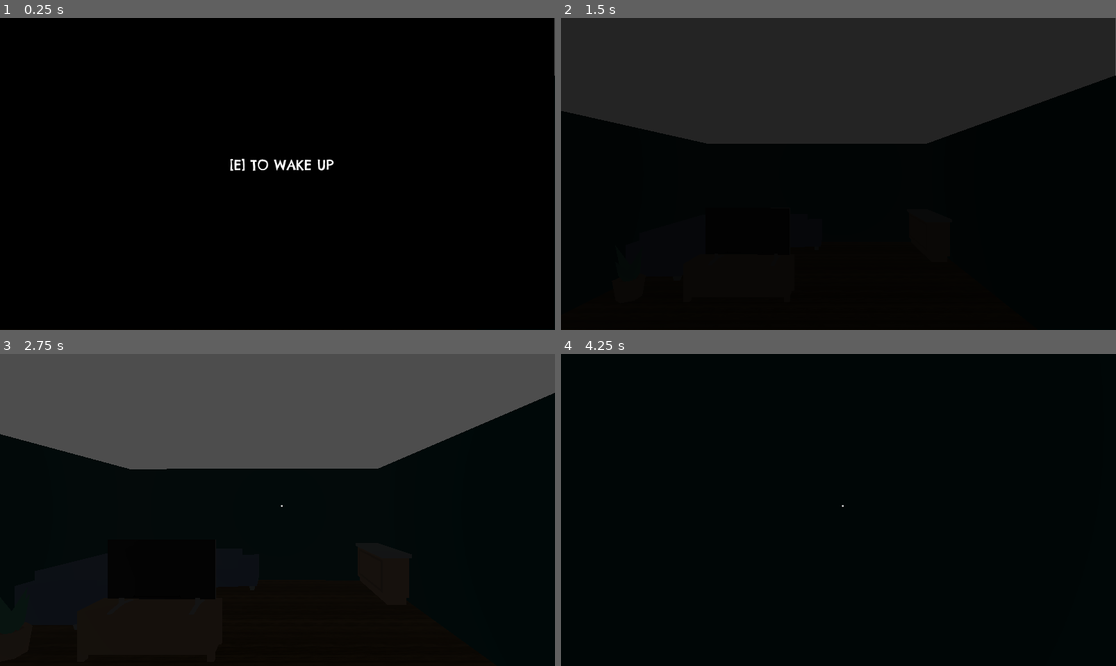
Above: before the commit, frames 1-4 (two rows, left to right).
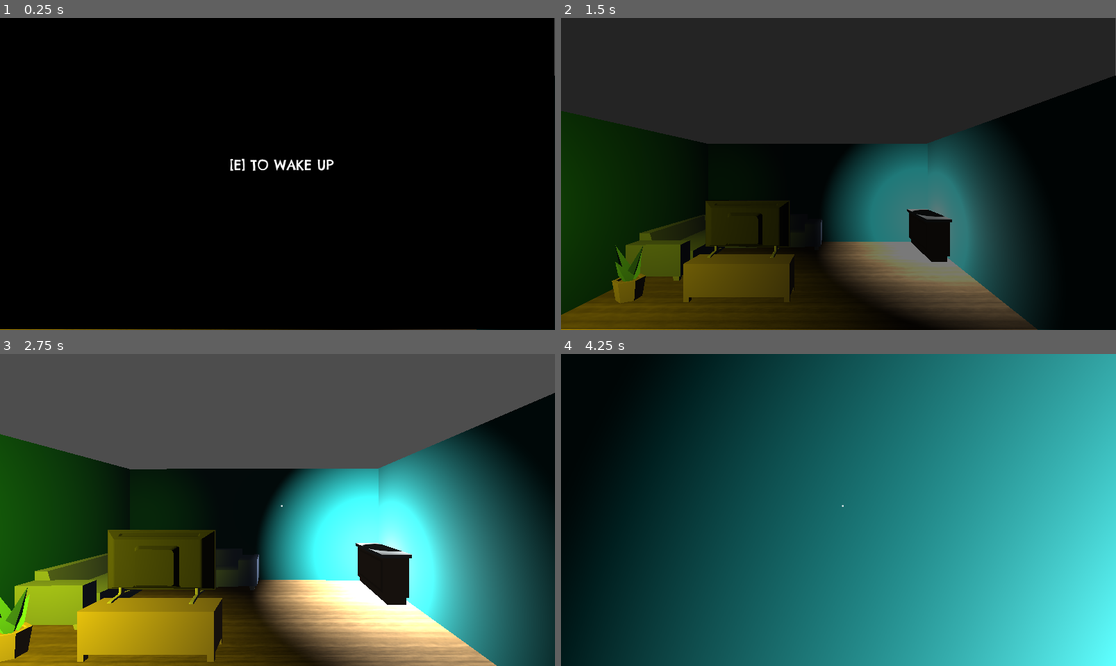
Above: after the commit, the same moments.

Repository: RaqeebDev/ShibaHorror
Game: Godot game, scene res://scences/level.tscn
The game is run twice, just before and just after one commit, with the same random seed, the same clock (stepped at 60 frames per second) and the same inputs.
Inputs (mouse positions are in pixels of both pictures, inside the frame that each line leads up to):
- Up to frame 1 (0.25 s): no input
- Up to frame 2 (1.5 s): tap Enter (ui_accept) at 0.5, 0.77 s; move the mouse to (866, 174) at 0.52 s; hold E (interact) 0.53-1.28 s; hold W (forward) from 0.53 s (still down); move the mouse to (810, 174) at 1.27 s; tap E (interact) at 1.35 s
- Up to frame 3 (2.75 s): keep holding W (forward); tap Enter (ui_accept) at 1.52 s; move the mouse to (288, 503) at 2.02 s; hold E (interact) from 2.03 s (still down)
- Up to frame 4 (4.25 s): keep holding W (forward); move the mouse to (832, 516) at 2.77 s; release E (interact) at 2.78 s; tap E (interact) at 2.85 s; tap Enter (ui_accept) at 3.02, 3.77 s; move the mouse to (877, 513) at 3.52 s; hold E (interact) from 3.53 s (still down)

The runs differ from the first frame. In frame 1, 0.2% of the frame differs, in the area x 0-87%, y 99-100%; in frame 2, 38%; in frame 3, 55%; in frame 4, 87%, in the area x 2-100%, y 0-100%.

Commit message:
Added lightining , wakeup animation , jumping control

Diff:
--- a/project.godot
+++ b/project.godot
@@ -22,6 +22,7 @@
 [global_group]
 
 player=""
+switch=""
 
 [input]
 
--- /dev/null
+++ b/scences/can.tscn
@@ -0,0 +1,19 @@
+[gd_scene load_steps=4 format=3 uid="uid://bjlgbfm5g3x1g"]
+
+[ext_resource type="ArrayMesh" uid="uid://clg7aj5iowu46" path="res://Assets/Models/14025_Soda_Can_v3_l3.obj" id="1_f6ns4"]
+[ext_resource type="Script" uid="uid://488tuamy1um2" path="res://scripts/can.gd" id="1_v55c5"]
+
+[sub_resource type="CylinderShape3D" id="CylinderShape3D_v55c5"]
+height = 13.0
+radius = 4.43115
+
+[node name="can" type="RigidBody3D"]
+script = ExtResource("1_v55c5")
+
+[node name="can" type="MeshInstance3D" parent="."]
+transform = Transform3D(-0.0123245, 0.000129058, -0.000772917, -0.000867686, 0.000775435, 0.01082, -0.000193744, -0.0116825, 0.000709646, 0.000129461, 0, 0.000925332)
+mesh = ExtResource("1_f6ns4")
+
+[node name="CollisionShape3D" type="CollisionShape3D" parent="can"]
+transform = Transform3D(0.995685, 0.0512472, 0.0773702, -0.0736043, -0.0716931, 0.994708, 0.0565231, -0.99611, -0.0676124, -0.47965, 0.702183, 6.84712)
+shape = SubResource("CylinderShape3D_v55c5")
--- /dev/null
+++ b/scences/dustbin.tscn
@@ -0,0 +1,16 @@
+[gd_scene load_steps=3 format=3 uid="uid://blh5sut2r55w1"]
+
+[ext_resource type="PackedScene" uid="uid://me7ur3qn2x4r" path="res://scences/Refuse bin 3.FBX" id="1_ygdgh"]
+
+[sub_resource type="CylinderShape3D" id="CylinderShape3D_yi2yo"]
+height = 0.774414
+radius = 0.19873
+
+[node name="dustbin" type="Area3D"]
+
+[node name="Refuse bin 3" parent="." instance=ExtResource("1_ygdgh")]
+transform = Transform3D(1, 0, 0, 0, 1, 0, 0, 0, 1, 0.0157778, 0.116661, -0.0235574)
+
+[node name="CollisionShape3D" type="CollisionShape3D" parent="Refuse bin 3"]
+transform = Transform3D(1, 0, 0, 0, 1, 0, 0, 0, 1, 0, 0.300293, 0)
+shape = SubResource("CylinderShape3D_yi2yo")
--- a/scences/faders.tscn
+++ b/scences/faders.tscn
@@ -1,7 +1,7 @@
 [gd_scene load_steps=5 format=3 uid="uid://e7op0kvloudv"]
 
 [ext_resource type="Script" uid="uid://ds4e4ln4wd65s" path="res://scripts/fade_rect.gd" id="1_yav7b"]
-[ext_resource type="FontFile" uid="uid://bvwc2cxqkv6x0" path="res://Assets/ChelseaMarket-Regular.ttf" id="2_4qx3a"]
+[ext_resource type="FontFile" uid="uid://bvwc2cxqkv6x0" path="res://Assets/textures/ChelseaMarket-Regular.ttf" id="2_4qx3a"]
 
 [sub_resource type="LabelSettings" id="LabelSettings_6g4yc"]
 font = ExtResource("2_4qx3a")
--- a/scences/level.tscn
+++ b/scences/level.tscn
@@ -1,10 +1,11 @@
-[gd_scene load_steps=25 format=3 uid="uid://c0eqjxwwmlp43"]
+[gd_scene load_steps=26 format=3 uid="uid://c0eqjxwwmlp43"]
 
 [ext_resource type="Texture2D" uid="uid://dpe1lpsg4jk6c" path="res://Assets/textures/Wood_07-256x256.png" id="1_dckfn"]
 [ext_resource type="PackedScene" uid="uid://c0qlydxfjy6mh" path="res://Assets/Models/kitchenFridge.fbx" id="2_qi052"]
 [ext_resource type="PackedScene" uid="uid://cjojcfqo0nkml" path="res://scences/player.tscn" id="3_tas22"]
 [ext_resource type="PackedScene" uid="uid://cbjetltm4rrbn" path="res://Assets/Models/doorway.fbx" id="4_7l045"]
 [ext_resource type="PackedScene" uid="uid://cd20wfkh4o0va" path="res://Assets/Models/loungeDesignSofaCorner.fbx" id="5_cq5gf"]
+[ext_resource type="PackedScene" uid="uid://d15ve5brw71qo" path="res://scences/light_bulb.tscn" id="5_qsoni"]
 [ext_resource type="PackedScene" uid="uid://b6w1naoc7g5al" path="res://Assets/Models/pottedPlant.fbx" id="6_3irxl"]
 [ext_resource type="PackedScene" uid="uid://bdtn1xjb5eyow" path="res://Assets/Models/MI SMART TV.fbx" id="7_2mwew"]
 [ext_resource type="PackedScene" uid="uid://kmkfmtsl0bit" path="res://Assets/Models/cabinetTelevision.fbx" id="8_2mn0i"]
@@ -47,7 +48,7 @@
 radius = 2.04561
 
 [sub_resource type="BoxShape3D" id="BoxShape3D_2mn0i"]
-size = Vector3(2.01947, 1.10503, 0.162109)
+size = Vector3(2.01947, 1.10503, 0.224121)
 
 [sub_resource type="BoxShape3D" id="BoxShape3D_l7o77"]
 size = Vector3(7.71446, 2.18317, 0.879213)
@@ -135,12 +136,12 @@
 shape = SubResource("SphereShape3D_2mwew")
 
 [node name="MI SMART TV" parent="." instance=ExtResource("7_2mwew")]
-transform = Transform3D(-0.707831, 0, 0.00848568, 0, 0.653063, 0, -0.00607824, 0, -0.988185, -2.26916, 0.708532, -2.44581)
+transform = Transform3D(-0.707831, 0, 0.00848568, 0, 0.653063, 0, -0.00607824, 0, -0.988185, -2.26916, 0.835694, -2.44581)
 
 [node name="StaticBody3D" type="StaticBody3D" parent="MI SMART TV"]
 
 [node name="CollisionShape3D" type="CollisionShape3D" parent="MI SMART TV/StaticBody3D"]
-transform = Transform3D(1, 0, 0, 0, 1, 0, 0, 0, 1, 0.0037291, 0.701169, -0.340174)
+transform = Transform3D(1, 0, 9.31323e-10, 0, 1, 0, -2.00234e-08, 0, 0.999995, 0.00372791, 0.701169, -0.309167)
 shape = SubResource("BoxShape3D_2mn0i")
 
 [node name="cabinetTelevision" parent="." instance=ExtResource("8_2mn0i")]
@@ -181,8 +182,24 @@
 
 [node name="CanvasLayer" parent="." instance=ExtResource("11_nskur")]
 
-[node name="Label" type="Label" parent="."]
+[node name="pressE" type="Label" parent="CanvasLayer"]
+visible = false
+offset_left = 876.0
+offset_top = 558.0
+offset_right = 1621.0
+offset_bottom = 881.0
+text = "[E] to Toggle Light"
+
+[node name="wakeup crosshair" type="Label" parent="."]
 offset_left = 570.0
 offset_top = 299.0
 offset_right = 610.0
 offset_bottom = 322.0
+
+[node name="light_bulb" parent="." instance=ExtResource("5_qsoni")]
+transform = Transform3D(0.190111, 0, 0, 0, 0.91372, 0, 0, 0, 0.281498, 1.72979, 0.817342, -4.18152)
+
+[node name="OmniLight3D" type="OmniLight3D" parent="."]
+transform = Transform3D(1, 0, 0, 0, 1, 0, 0, 0, 1, -4.36382, 1.68934, -0.402833)
+light_color = Color(1, 1, 0, 1)
+light_energy = 2.973
--- /dev/null
+++ b/scences/light_bulb.tscn
@@ -0,0 +1,15 @@
+[gd_scene load_steps=2 format=3 uid="uid://d15ve5brw71qo"]
+
+[sub_resource type="BoxMesh" id="BoxMesh_oh7nj"]
+
+[node name="light_bulb" type="Node3D"]
+
+[node name="mesh" type="MeshInstance3D" parent="."]
+transform = Transform3D(0.937751, 0, 0, 0, 0.250392, 0, 0, 0, 0.953524, 0, 0, 0)
+mesh = SubResource("BoxMesh_oh7nj")
+
+[node name="light" type="OmniLight3D" parent="."]
+light_energy = 15.247
+light_indirect_energy = 1.465
+light_size = 1.0
+omni_range = 3.17
--- /dev/null
+++ b/scences/light_switch.tscn
@@ -0,0 +1,33 @@
+[gd_scene load_steps=5 format=3 uid="uid://pm2jxdgpe17"]
+
+[ext_resource type="Script" uid="uid://6dvyjxluxpf2" path="res://scripts/light_switch.gd" id="1_b8aig"]
+
+[sub_resource type="StandardMaterial3D" id="StandardMaterial3D_b8aig"]
+albedo_color = Color(0.655601, 0.655601, 0.655601, 1)
+
+[sub_resource type="BoxMesh" id="BoxMesh_lrvxx"]
+material = SubResource("StandardMaterial3D_b8aig")
+
+[sub_resource type="BoxShape3D" id="BoxShape3D_vbhru"]
+size = Vector3(1.02155, 1.1933, 0.651245)
+
+[node name="light_switch" type="Node3D"]
+script = ExtResource("1_b8aig")
+
+[node name="MeshInstance3D" type="MeshInstance3D" parent="."]
+transform = Transform3D(1.04181, 0, 0, 0, 1.18196, 0, 0, 0, 0.247014, 0, 0, 0)
+mesh = SubResource("BoxMesh_lrvxx")
+
+[node name="off" type="MeshInstance3D" parent="."]
+transform = Transform3D(0.425242, 0, 0, 0, 0.822417, -0.128785, 0, 0.502478, 0.210785, 0, 0, 0.156342)
+mesh = SubResource("BoxMesh_lrvxx")
+
+[node name="on" type="MeshInstance3D" parent="."]
+transform = Transform3D(0.425242, 0, 0, 0, 0.855766, 0.113618, 0, -0.443303, 0.219332, 0, -0.0433555, 0.156342)
+mesh = SubResource("BoxMesh_lrvxx")
+
+[node name="light_switch" type="StaticBody3D" parent="."]
+
+[node name="CollisionShape3D" type="CollisionShape3D" parent="light_switch"]
+transform = Transform3D(1, 0, 0, 0, 1, 0, 0, 0, 1, 0.0107727, -0.00888062, 0.174377)
+shape = SubResource("BoxShape3D_vbhru")
--- a/scences/player.tscn
+++ b/scences/player.tscn
@@ -1,6 +1,7 @@
-[gd_scene load_steps=3 format=3 uid="uid://cjojcfqo0nkml"]
+[gd_scene load_steps=4 format=3 uid="uid://cjojcfqo0nkml"]
 
 [ext_resource type="Script" uid="uid://crklrxfnxkdw7" path="res://scripts/player.gd" id="1_hqvp4"]
+[ext_resource type="Script" uid="uid://txw2gyca6u6v" path="res://scripts/playerinteraction.gd" id="2_3j5lm"]
 
 [sub_resource type="CapsuleShape3D" id="CapsuleShape3D_3j5lm"]
 height = 1.6732
@@ -17,3 +18,7 @@
 transform = Transform3D(1, 0, 0, 0, 1, 0, 0, 0, 1, 0, 1.50618, 0)
 
 [node name="Camera3D" type="Camera3D" parent="head"]
+
+[node name="RayCast3D" type="RayCast3D" parent="head/Camera3D"]
+transform = Transform3D(1, 0, 0, 0, 1, 0, 0, 0, 1, 0, 0, -0.725285)
+script = ExtResource("2_3j5lm")
--- a/scences/tv.tscn
+++ b/scences/tv.tscn
@@ -1,15 +1,76 @@
-[gd_scene load_steps=3 format=3 uid="uid://u53tpi6374sj"]
+[gd_scene load_steps=6 format=3 uid="uid://b27gjrd5rxkof"]
 
 [ext_resource type="PackedScene" uid="uid://bdtn1xjb5eyow" path="res://Assets/Models/MI SMART TV.fbx" id="1_4jumj"]
+[ext_resource type="VideoStream" uid="uid://hv3gutmg05g7" path="res://Assets/Models/Mr-beast-rizz-full-version.ogv" id="2_m8c1k"]
 
-[sub_resource type="VideoStreamTheora" id="VideoStreamTheora_m8c1k"]
+[sub_resource type="GDScript" id="GDScript_m8c1k"]
+script/source = "extends Node3D
+
+@onready var video_player = $VideoStreamPlayer
+@onready var tv_screen = $MeshInstance3D
+@onready var interact_label = $Area3D/Label3D
+
+var player_near = false
+
+func _ready():
+
+	var mat = StandardMaterial3D.new()
+	mat.albedo_texture = video_player.get_texture()
+	mat.emission_enabled = true
+	mat.emission_texture = video_player.get_texture()
+	mat.emission = Color(1,1,1) * 2.0
+	tv_screen.material_override = mat
+
+	interact_label.visible = false
+
+
+func _on_area_3d_body_entered(body):
+	if body.is_in_group(\"player\"):
+		player_near = true
+		interact_label.visible = true
+
+func _on_area_3d_body_exited(body):
+	if body.is_in_group(\"player\"):
+		player_near = false
+		interact_label.visible = false
+
+
+func _unhandled_input(event):
+	if player_near and event.is_action_pressed(\"interact\"):
+		if video_player.is_playing():
+			video_player.stop()
+		else:
+			video_player.play()
+"
+
+[sub_resource type="PlaneMesh" id="PlaneMesh_vluli"]
+resource_local_to_scene = true
+
+[sub_resource type="BoxShape3D" id="BoxShape3D_hi5dx"]
 
 [node name="Node3D" type="Node3D"]
 
 [node name="MI SMART TV" parent="." instance=ExtResource("1_4jumj")]
 transform = Transform3D(0.491408, 0, 0, 0, 0.451418, 0, 0, 0, 1, -0.00341249, 0, 0.425919)
+script = SubResource("GDScript_m8c1k")
 
 [node name="VideoStreamPlayer" type="VideoStreamPlayer" parent="MI SMART TV"]
-offset_right = 40.0
-offset_bottom = 40.0
-stream = SubResource("VideoStreamTheora_m8c1k")
+offset_top = -2.0
+offset_right = 1280.0
+offset_bottom = 718.0
+stream = ExtResource("2_m8c1k")
+volume_db = -6.67
+autoplay = true
+
+[node name="MeshInstance3D" type="MeshInstance3D" parent="MI SMART TV"]
+transform = Transform3D(1.01648, 0, 0, 0, -1.83487, -0.601353, 0, 54.0479, -0.00416018, 0.0167672, 0.740903, -0.295473)
+mesh = SubResource("PlaneMesh_vluli")
+skeleton = NodePath("../..")
+
+[node name="Area3D" type="Area3D" parent="MI SMART TV"]
+
+[node name="CollisionShape3D" type="CollisionShape3D" parent="MI SMART TV/Area3D"]
+transform = Transform3D(2.12891, 0, 0, 0, 1.35307, 0, 0, 0, 1.04136, 0, 0.735036, -0.354029)
+shape = SubResource("BoxShape3D_hi5dx")
+
+[connection signal="body_entered" from="MI SMART TV/Area3D" to="MI SMART TV" method="_on_area_3d_body_entered"]
--- /dev/null
+++ b/scripts/can.gd
@@ -0,0 +1,25 @@
+extends RigidBody3D
+
+var is_held = false
+var player = null
+var hold_offset = Vector3(0, 0, -2) # in front of camera
+
+func _physics_process(delta):
+	if is_held and player:
+		var cam = player.get_node("head/Camera3D")
+		global_transform.origin = cam.global_transform.origin + cam.global_transform.basis.z * hold_offset.z
+		linear_velocity = Vector3.ZERO
+		angular_velocity = Vector3.ZERO
+
+func pick_up(p):
+	is_held = true
+	player = p
+	mode = RigidBody3D.MODE_KINEMATIC
+
+func throw(force = 10):
+	if is_held:
+		is_held = false
+		mode = RigidBody3D.MODE_RIGID
+		var cam = player.get_node("head/Camera3D")
+		linear_velocity = -cam.global_transform.basis.z * force
+		player = null
--- a/scripts/fade_rect.gd
+++ b/scripts/fade_rect.gd
@@ -7,16 +7,16 @@
 var asleep := true
 
 func _ready():
-	color = Color(0, 0, 0, 1)	# start fully black
+	color = Color(0, 0, 0, 1)
 	wake_label.visible = true
-	crosshair.visible = false   # hide dot until awake
+	crosshair.visible = false
 	if player:
 		player.is_awake = false
 
 func _process(delta):
-	if asleep and Input.is_action_just_pressed("interact"):  # E key
+	if asleep and Input.is_action_just_pressed("interact"):
 		asleep = false
-		wake_label.visible = false   # hide wake up text
+		wake_label.visible = false
 		_fade_out()
 
 func _fade_out():
@@ -24,7 +24,7 @@
 	tween.tween_property(self, "color:a", 0.0, 2.0)
 	tween.tween_callback(func():
 		if player:
-			player.is_awake = true   # unlock movement
-		crosshair.visible = true     # show dot now
+			player.is_awake = true
+		crosshair.visible = true
 		queue_free()
 	)
--- /dev/null
+++ b/scripts/light_switch.gd
@@ -0,0 +1,25 @@
+extends Node3D
+
+@export var light: Node3D
+@export var on = false
+@export var on_mat: StandardMaterial3D
+@export var off_mat: StandardMaterial3D
+
+func _ready() -> void:
+	$off.visible = !on
+	$on.visible = on
+	light.get_node("light").visible = on
+	if on:
+		light.get_node("mesh").material_override = on_mat
+	if !on:
+		light.get_node("mesh").material_override = off_mat
+
+func toggle_light():
+	on = !on
+	$off.visible = !on
+	$on.visible = on
+	light.get_node("light").visible = on
+	if on:
+		light.get_node("mesh").material_override = on_mat
+	if !on:
+		light.get_node("mesh").material_override = off_mat
--- a/scripts/player.gd
+++ b/scripts/player.gd
@@ -1,18 +1,18 @@
 extends CharacterBody3D
-
 
 const SPEED = 4.0
 const JUMP_VELOCITY = 3.5
 @onready var Head = $head
-var Sensitivity : float = 0.005
+var Sensitivity : float = 0.002
 var is_awake := false
 
+@onready var ray = $head/Camera3D/RayCast3D
 
-
-
-
-func _ready() ->void:
+func _ready() -> void:
+	print(ray)
 	Input.mouse_mode = Input.MOUSE_MODE_CAPTURED
+	if ray == null:
+		print("RayCast3D not found! Check node path.") # sanity check
 
 func _unhandled_input(event: InputEvent) -> void:
 	if event is InputEventMouseMotion:
@@ -23,7 +23,14 @@
 		Head.rotate_x(-event.relative.y * Sensitivity)
 		Head.rotation.x = clamp(Head.rotation.x, -PI/2, PI/2)
 
-
+func _input(event):
+	if event.is_action_pressed("interact"):
+		print("pressed")
+		if ray.is_colliding():
+			var collider = ray.get_collider()
+			print("colliding")
+			if collider != null and collider.is_in_group("switch"):
+				collider.toggle_light()
 
 func _fade_out():
 	var tween := create_tween()
@@ -35,24 +42,20 @@
 		queue_free()
 	)
 
-
 func _physics_process(delta: float) -> void:
-
-	# Add the gravity.
+	# Stop movement if not awake
 	if not is_awake:
 		return
+
+	# Gravity
 	if not is_on_floor():
 		velocity += get_gravity() * delta
 
-
-	# Handle jump.
+	# Jump
 	if Input.is_action_just_pressed("ui_accept") and is_on_floor():
 		velocity.y = JUMP_VELOCITY
 
-
-
-	# Get the input direction and handle the movement/deceleration.
-	# As good practice, you should replace UI actions with custom gameplay actions.
+	# Movement input
 	var input_dir := Input.get_vector("left", "right", "forward", "backward")
 	var direction := (transform.basis * Vector3(input_dir.x, 0, input_dir.y)).normalized()
 	if direction:
--- a/scripts/playerinteraction.gd
+++ b/scripts/playerinteraction.gd
@@ -1,11 +1,9 @@
 extends RayCast3D
 
-# Called every frame. 'delta' is the elapsed time since the previous frame.
+
 func _physics_process(delta: float) -> void:
 	if is_colliding():
 		var hit = get_collider()
-		if hit and hit.name == "LightSwitch":
+		if "light_switch" in hit.name:
 			if Input.is_action_just_pressed("interact"):
-				var light_setup = get_tree().get_first_node_in_group("light_group")
-				if light_setup:
-					light_setup.toggle_light()
+				hit.get_parent().toggle_light()
Not shown, removed: Assets/ChelseaMarket-Regular.ttf.import
Not shown, added: Assets/Models/14025_Soda_Can_v3_l3.obj
Not shown, added: Assets/Models/14025_Soda_Can_v3_l3.obj.import
Not shown, added: Assets/Models/Mr-beast-rizz-full-version.ogv.uid
Renamed: Assets/ChelseaMarket-Regular.ttf -> Assets/textures/ChelseaMarket-Regular.ttf
Not shown, added: Assets/textures/ChelseaMarket-Regular.ttf.import
Binary file added: scences/Refuse bin 3.FBX
Not shown, added: scences/Refuse bin 3.FBX.import
Not shown, added: scripts/can.gd.uid
Not shown, added: scripts/light_switch.gd.uid
Not shown, changed: scripts/playerinteraction.gd.uid
Not shown, added: Assets/Models/Mr-beast-rizz-full-version.ogv
(and 8 more such lines)
